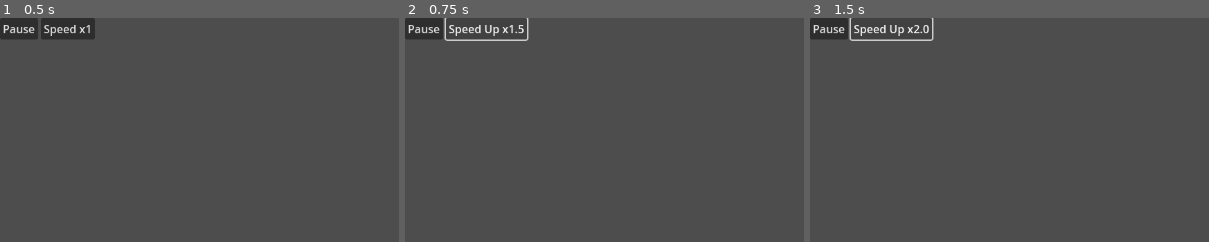
Above: before the commit, frames 1-3 (left to right).
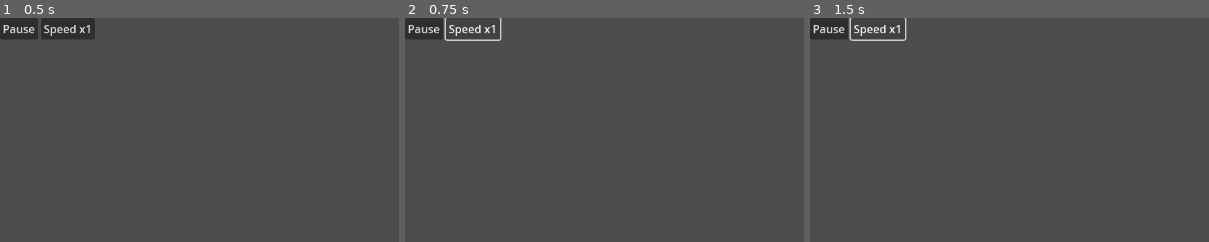
Above: after the commit, the same moments.

Repository: sxfoster/auto-battler
Game: Godot game, scene res://scenes/CombatScene.tscn
Same seed, same stepped clock (60 frames per second), same inputs: the game is played once before the commit and once after it. This scene is started directly instead of the project's main scene.
Inputs:
- Up to frame 1 (0.5 s): no input
- Up to frame 2 (0.75 s): click "Speed x1" at 0.5 s
- Up to frame 3 (1.5 s): click "Speed Up x1.5" (after the commit: "Speed x1") at 1.25 s
The pictures show only the part of the screen within x 0-50%, y 0-50%; the shares and areas given below are measured in that part.

Frame 1 is identical in both runs. In frame 2, 0.3% of the frame differs, in the area x 19-32%, y 0-11%; in frame 3, 0.3%.
Error before the commit: Cannot call method 'add_child' on a null value. (res://scripts/combat/CombatScene.gd:120)
Error after the commit: Parse Error: Invalid argument for "connect()" function: argument 2 should be "Callable" but is "GameManagerRoot". (res://scripts/combat/CombatScene.gd:38)

Commit message:
Connect combat end signal

Diff:
--- a/auto-battler/scripts/combat/CombatManager.gd
+++ b/auto-battler/scripts/combat/CombatManager.gd
@@ -1,5 +1,6 @@
 extends Node
 class_name AutoCombatManager
+signal combat_ended(victory: bool)
 
 ## Manages turn-based combat for the Survival Dungeon CCG Auto-Battler.
 ## Handles party and enemy combatants, turn order, and card usage.
@@ -7,10 +8,7 @@
 
 # Signal emitted when combat ends in victory
 signal combat_victory(results: Dictionary)
-# Signal emitted when combat ends in defeat
 signal combat_defeat(results: Dictionary)
-# Signal emitted when combat resolution is complete
-signal combat_ended(victory: bool)
 
 var party_members: Array[Combatant] = []  # Array of Combatant objects for the player's party
 var enemies: Array[Combatant] = []        # Array of Combatant objects for the enemy side
--- a/auto-battler/scripts/combat/CombatScene.gd
+++ b/auto-battler/scripts/combat/CombatScene.gd
@@ -16,7 +16,6 @@
 @export var speed_button_path: NodePath = NodePath("TopBar/SpeedUpButton")
 @export var pause_button_path: NodePath = NodePath("TopBar/PauseButton")
 @export var feedback_label_path: NodePath = NodePath("FeedbackLabel")
-@export var combat_manager_path: NodePath = NodePath("CombatManager")
 
 @onready var party_panel: VBoxContainer = get_node(party_panel_path)
 @onready var enemy_panel: VBoxContainer = get_node(enemy_panel_path)
@@ -26,26 +25,22 @@
 @onready var speed_up_button: Button = get_node(speed_button_path)
 @onready var pause_button: Button = get_node(pause_button_path)
 @onready var feedback_label: Label = get_node(feedback_label_path)
-@onready var combat_manager: AutoCombatManager = get_node(combat_manager_path)
 
 # Placeholder data for party and enemies
 var party_members_data = []
 var enemies_data = []
 
 func _ready():
-        # Initialize combat: load party/enemy data, set up UI elements
-        # For now, using placeholder data and setup
-        add_combat_log_entry("Combat Scene Initialized. Player input disabled during auto-battle.")
+    # Initialize combat: load party/enemy data, set up UI elements
+    add_combat_log_entry("Combat Scene Initialized. Player input disabled during auto-battle.")
 
-        if combat_manager:
-                if not combat_manager.combat_victory.is_connected(_on_combat_victory):
-                        combat_manager.combat_victory.connect(_on_combat_victory)
-                if not combat_manager.combat_defeat.is_connected(_on_combat_defeat):
-                        combat_manager.combat_defeat.connect(_on_combat_defeat)
-                var gm_callable: Callable = GameManager.callable("on_combat_end")
-                if not combat_manager.combat_ended.is_connected(gm_callable):
-                        combat_manager.combat_ended.connect(gm_callable)
-                combat_manager.run_auto_battle_loop()
+    var combat_mgr: AutoCombatManager = get_node("CombatManager")
+    combat_mgr.connect("combat_ended", GameManager, "on_combat_ended")
+    if not combat_mgr.combat_victory.is_connected(_on_combat_victory):
+        combat_mgr.combat_victory.connect(_on_combat_victory)
+    if not combat_mgr.combat_defeat.is_connected(_on_combat_defeat):
+        combat_mgr.combat_defeat.connect(_on_combat_defeat)
+    combat_mgr.run_auto_battle_loop()
 
     # Example: Populate with placeholder party member panels
     # for i in range(1, 3): # Assuming 2 party members for this example
